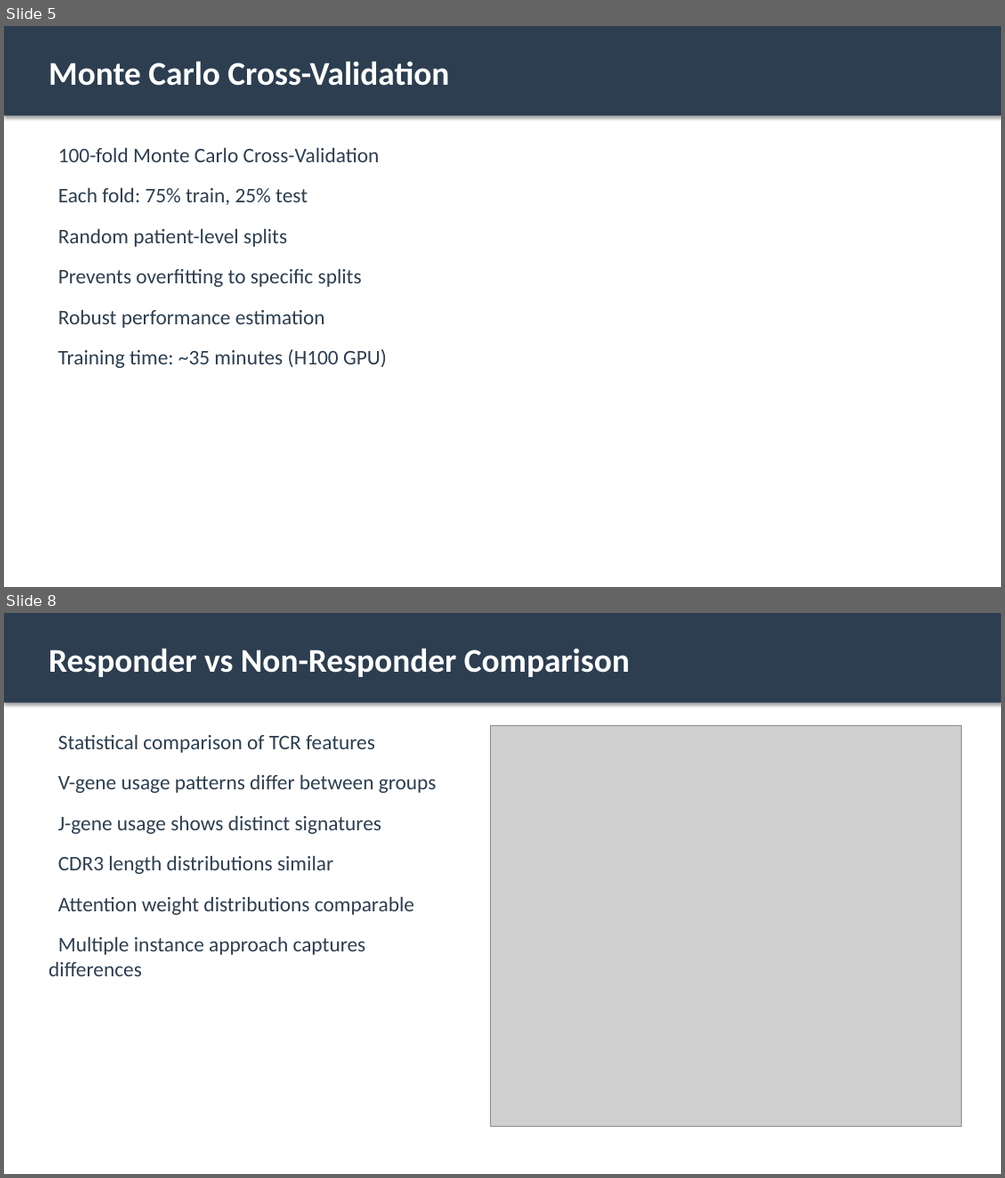
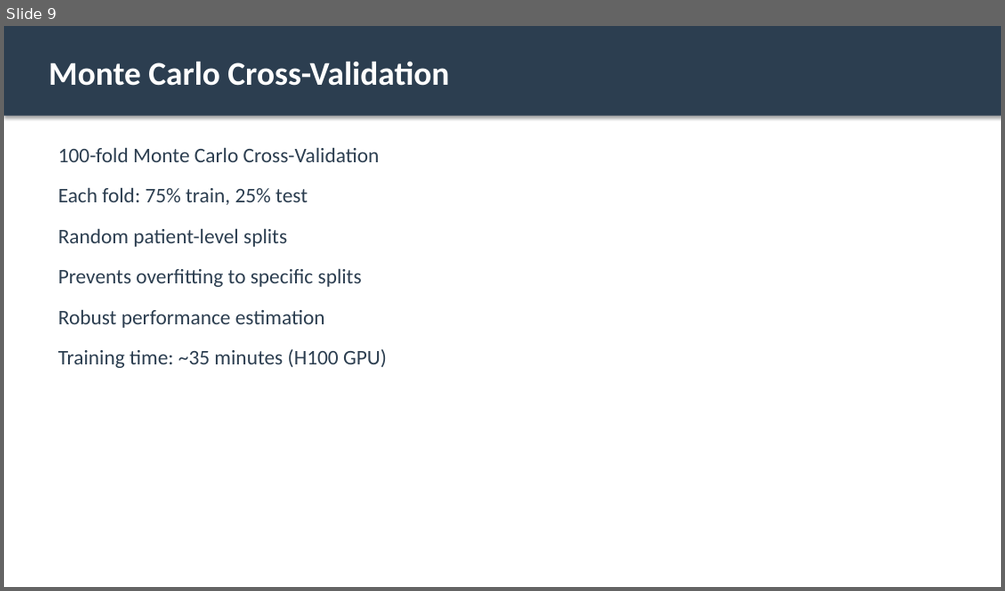
Before and after one commit to MateenahJAHAN/Final_Deliverable_DeepTCRResearch_Mateenah_Jahan_CSIR, a slide deck: results/DeepTCR_Results_Presentation.pptx. Shown one above the other, each under a label of ours: slides 5 and 8 before the commit, slide 9 after it; the slides between them are not shown. The pictures are 1005x1178 and 1005x591 pixels, drawn with LibreOffice and Linux fonts; fonts in the diff are those of the drawing; grey boxes stand for pictures. Boxes give left, top, right and bottom in pixels: in the first picture for what was removed or moved away, otherwise in the second. Text is boxed around its words. In the diff, an @@ line names an element or a change of style, - is before the commit and + after.

```diff
--- a/results/DeepTCR_Results_Presentation.pptx
+++ b/results/DeepTCR_Results_Presentation.pptx
@@ slide 8 removed at (4,613,1001,1174), background #FFFFFF @@
@@ rectangle removed at (4,613,1001,703) @@
@@ text removed at (48,648,630,677) @@
-Responder vs Non-Responder Comparison
@@ text removed at (48,734,437,976) @@
-Statistical comparison of TCR features
-V-gene usage patterns differ between groups
-J-gene usage shows distinct signatures
-CDR3 length distributions similar
-Attention weight distributions comparable
-Multiple instance approach captures differences
@@ picture removed at (490,725,961,1126) @@
@@ what was slide 5 is now slide 9 @@
```
Also in this commit, not shown: 5 slides changed, 14 slides added, 7 other slides removed, 2 other files.
